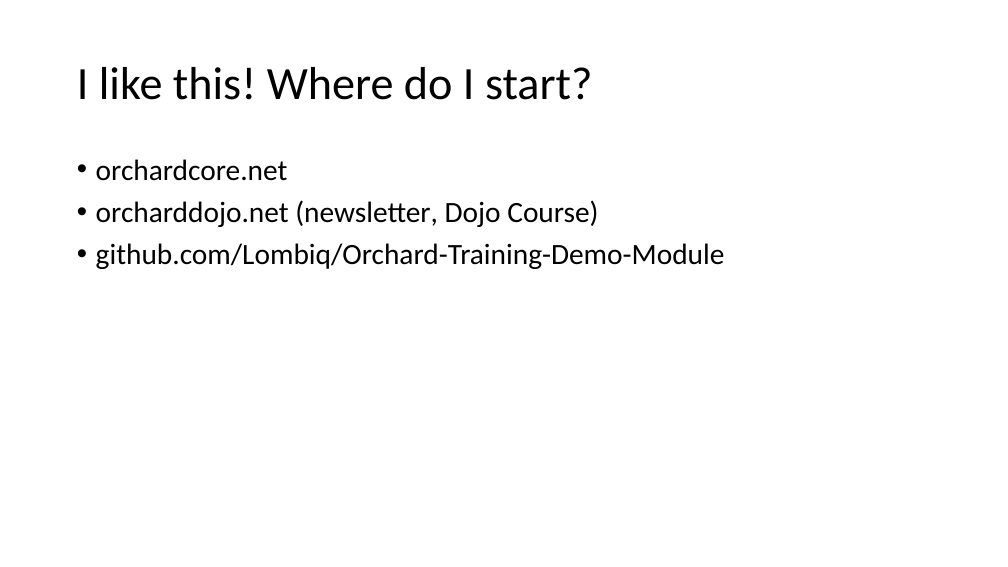
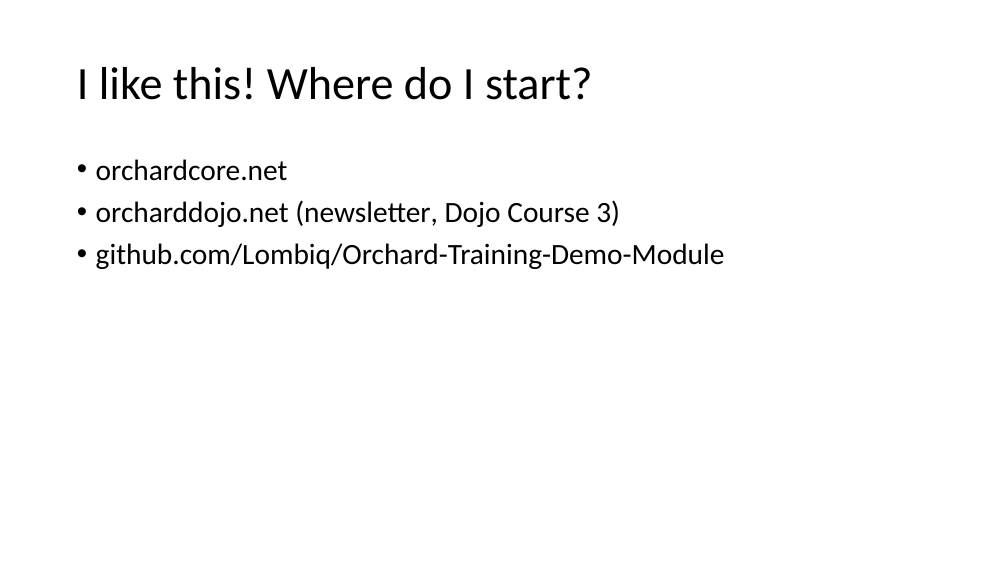
Before and after one commit to Lombiq/Orchard-Ambassadors-Toolbox, a slide deck: slide 13 of IntroductoryTalkTemplate/Orchard Core CMS introductory talk.pptx. Drawn at 1008x567 pixels with LibreOffice and Linux fonts; fonts in the diff are those of the drawing. Boxes give left, top, right and bottom in pixels: in the first picture for what was removed or moved away, otherwise in the second. Text is boxed around its words. In the diff, an @@ line names an element or a change of style, - is before the commit and + after.

```diff
--- a/IntroductoryTalkTemplate/Orchard Core CMS introductory talk.pptx
+++ b/IntroductoryTalkTemplate/Orchard Core CMS introductory talk.pptx
@@ text at (x1=96, y1=200, x2=620, y2=227): text changed @@
-• orcharddojo.net (newsletter, Dojo Course)
+• orcharddojo.net (newsletter, Dojo Course 3)
```
Also in this commit, not shown: 2 other slides changed.
